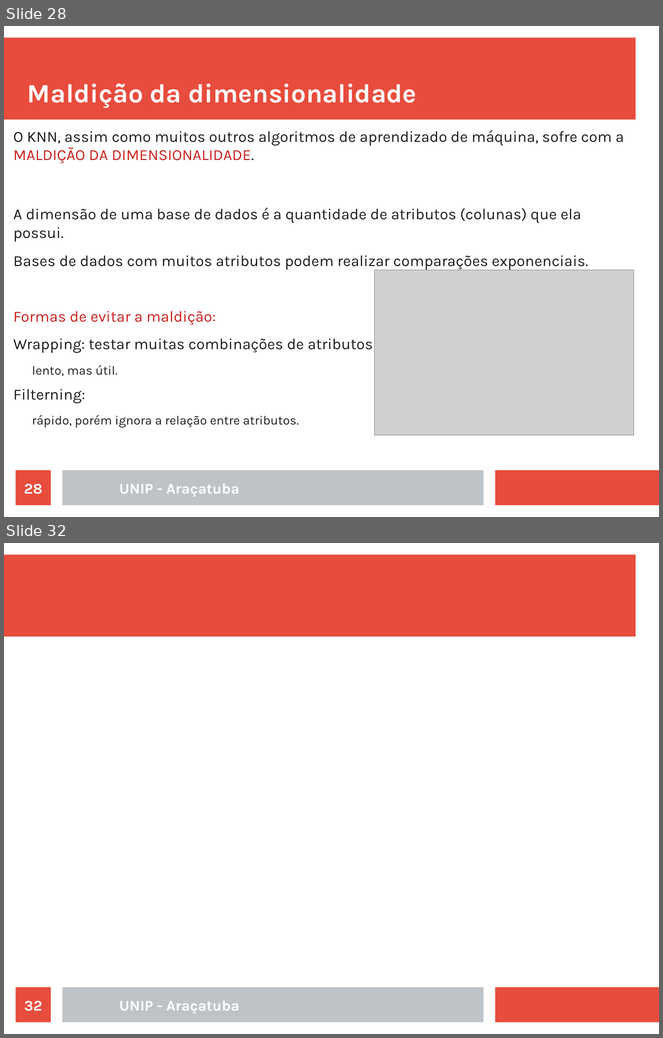
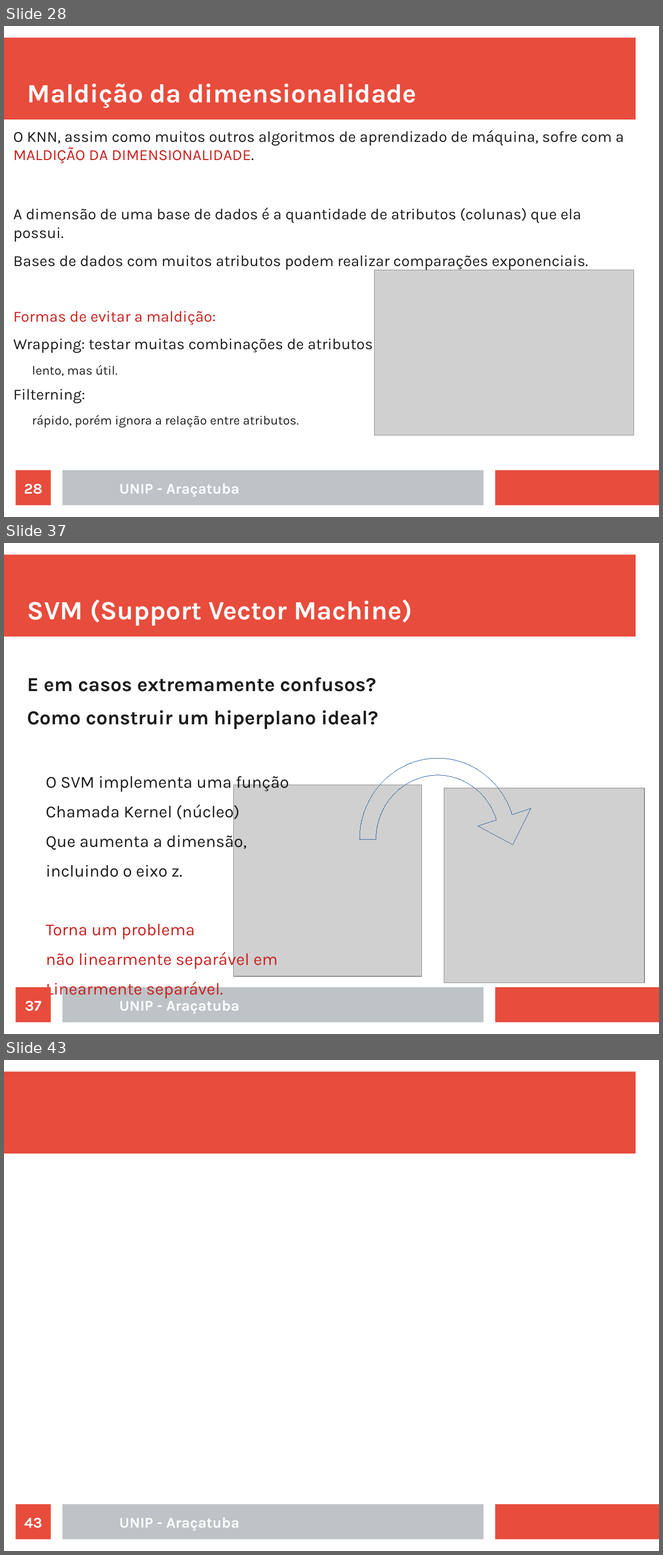
Before and after one commit to rafaelstojoao/pos-unip, a slide deck: [2020][modulo][Machine_Learning]/[aula]03[outrosAlgoritmos].odp. Shown one above the other, each under a label of ours: slides 28 and 32 before the commit, slides 28, 37 and 43 after it; the slides between them are not shown. The pictures are 663x1038 and 663x1555 pixels, drawn with LibreOffice and Linux fonts; fonts in the diff are those of the drawing; grey boxes stand for pictures. Boxes give left, top, right and bottom in pixels: in the first picture for what was removed or moved away, otherwise in the second. Text is boxed around its words. In the diff, an @@ line names an element or a change of style, - is before the commit and + after.

```diff
--- a/[2020][modulo][Machine_Learning]/[aula]03[outrosAlgoritmos].odp
+++ b/[2020][modulo][Machine_Learning]/[aula]03[outrosAlgoritmos].odp
@@ slide 37 added at [4,543,659,1034], background #FFFFFF; not listed: 3 template elements that a slide beside it also shows @@
@@ title added at [27,600,412,626], 32 pt, text #FFFFFF, bold @@
+SVM (Support Vector Machine)
@@ text added at [27,677,378,969], 20.4 pt, text #1C1C1C @@
+E em casos extremamente confusos?
+Como construir um hiperplano ideal?
+  O SVM implementa uma função
+  Chamada Kernel (núcleo)
+  Que aumenta a dimensão,
+  incluindo o eixo z.
+  Torna um problema
+  não linearmente separável em
+  Linearmente separável.
@@ freeform shape added at [360,758,516,921], outline #3465A4 0 pt @@
@@ picture added at [233,785,422,977] @@
@@ picture added at [444,788,645,983] @@
@@ page number added at [16,988,51,1023], fill #E74C3C, 18 pt, text #FFFFFF, bold @@
+37
@@ text added at [119,997,240,1014], 18 pt, text #FFFFFF, bold @@
+UNIP - Araçatuba
@@ what was slide 32 is now slide 43 @@
@@ page number at [24,1518,42,1529]: text changed @@
-32
+43
```
Also in this commit, not shown: 5 slides changed, 14 other slides added, 33 slides removed, 6 other files.
